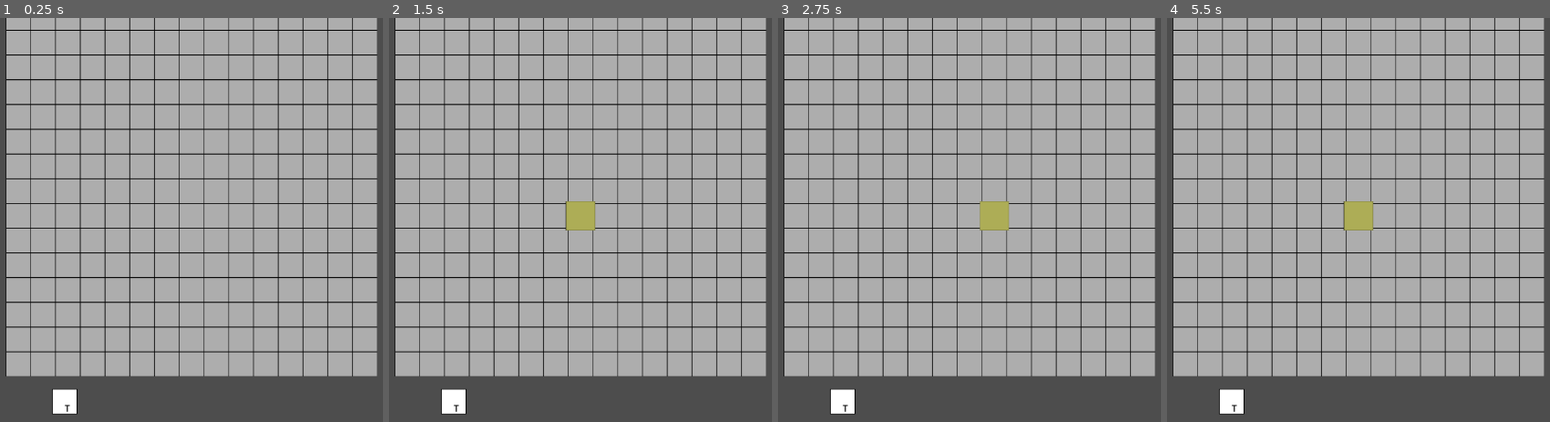
Above: before the commit, frames 1-4 (left to right).
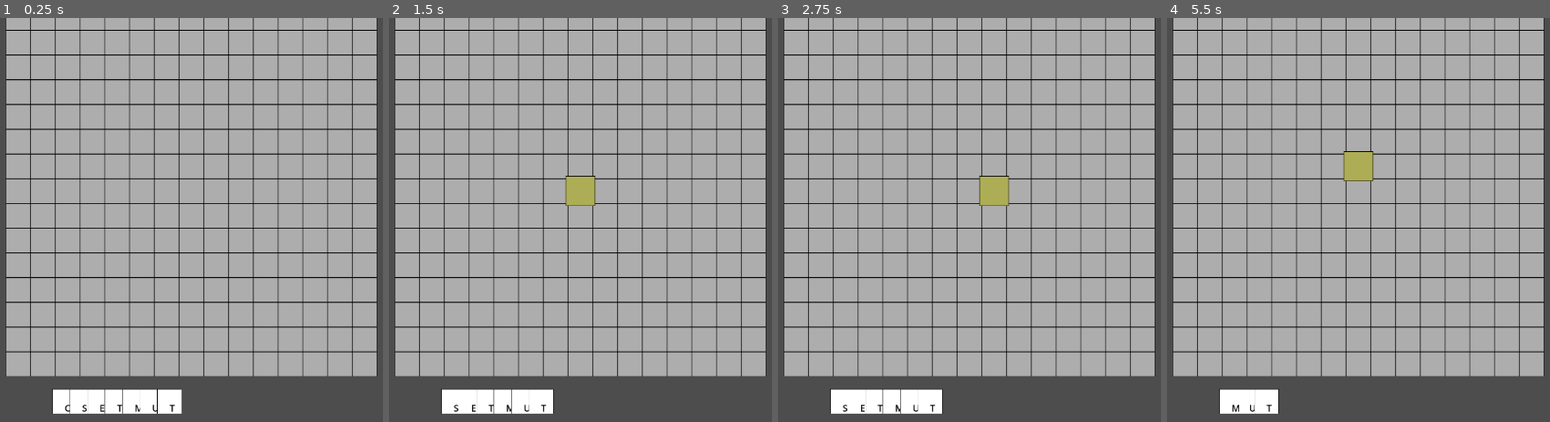
Above: after the commit, the same moments.

Repository: rcmilan/godot-scrabblerabble
Game: Godot game, scene res://scenes/main/Main.tscn
Same seed, same stepped clock (60 frames per second), same inputs: the game is played once before the commit and once after it.
Inputs:
- Up to frame 1 (0.25 s): no input
- Up to frame 2 (1.5 s): tap Enter at 0.5 s; hold D 0.53-1.28 s; tap Tab at 0.6 s; tap Space at 0.77, 0.8, 1.07, 1.35 s; hold S from 1.28 s (still down)
- Up to frame 3 (2.75 s): tap Space at 1.52, 1.82, 2.3 s; tap Tab at 1.55, 2.1 s; release S at 2.03 s; hold D from 2.03 s (still down)
- Up to frame 4 (5.5 s): tap Space at 2.75, 3.02, 3.32, 3.6, 3.77, 4.07, 4.52, 4.82, 5.3 s; release D at 2.78 s; hold W 2.78-3.53 s; tap Tab at 2.85, 4.35, 5.1 s; hold A 3.53-5.03 s; hold S from 5.03 s (still down)

The runs differ from the first frame. In frame 1, 4.7% of the frame differs, in the area x 1-99%, y 0-99%; in frame 2, 5.4%; in frame 3, 5.4%; in frame 4, 4.8%.

Commit message:
feat(ui): enhance input handling and refactor UI nodes to Node2D
- Add W key to switch from rack to board mode
- Add S key to switch from board to rack mode when moving beyond board
- Change Board and Rack scenes from Control to Node2D for better positioning
- Move HUD to CanvasLayer for proper UI layering
- Update tile selection and highlighting logic with z_index adjustments
- Modify remove_tile method to optionally keep tiles alive for placement
- Adjust scaling and positioning in Main scene for new node types

BREAKING CHANGE: Board and Rack now extend Node2D instead of Control, affecting any code assuming Control properties.

Diff:
--- a/autoload/SelectionManager.gd
+++ b/autoload/SelectionManager.gd
@@ -6,8 +6,8 @@
 var rack_cursor: int = 0
 var board_cursor: Vector2i = Vector2i(7, 7)
 
-@onready var rack: Control = get_node("/root/Main/Rack")
-@onready var board: Control = get_node("/root/Main/Board")
+@onready var rack: Node2D = get_node("/root/Main/Rack")
+@onready var board: Node2D = get_node("/root/Main/Board")
 
 func _ready() -> void:
 	process_mode = Node.PROCESS_MODE_ALWAYS
@@ -26,8 +26,13 @@
 			rack_cursor = max(0, rack_cursor - 1)
 			update_rack_highlight()
 		KEY_D:
-			rack_cursor = min(rack.get_tile_count() - 1, rack_cursor + 1)
+			rack_cursor = max(0, min(rack.get_tile_count() - 1, rack_cursor + 1))
 			update_rack_highlight()
+		KEY_W:
+			# Switch to board mode
+			current_mode = Mode.BOARD
+			rack.clear_highlights()
+			update_board_highlight()
 		KEY_SPACE:
 			# Switch to board mode
 			current_mode = Mode.BOARD
@@ -40,8 +45,14 @@
 			board_cursor.y = clamp(board_cursor.y - 1, 0, 14)
 			update_board_highlight()
 		KEY_S:
-			board_cursor.y = clamp(board_cursor.y + 1, 0, 14)
-			update_board_highlight()
+			var new_y = board_cursor.y + 1
+			if new_y > 14:
+				current_mode = Mode.RACK
+				board.clear_highlights()
+				update_rack_highlight()
+			else:
+				board_cursor.y = new_y
+				update_board_highlight()
 		KEY_A:
 			board_cursor.x = clamp(board_cursor.x - 1, 0, 14)
 			update_board_highlight()
@@ -58,9 +69,9 @@
 			update_rack_highlight()
 
 func update_rack_highlight() -> void:
-	rack.clear_highlights()
-	if rack.get_tile_count() > 0:
-		rack.highlight_tile(rack_cursor)
+	rack_cursor = clamp(rack_cursor, 0, max(0, rack.get_tile_count() - 1))
+	rack.selected_index = rack_cursor if rack_cursor >= 0 and rack_cursor < rack.get_tile_count() else -1
+	rack.update_selection()
 
 func update_board_highlight() -> void:
 	board.clear_highlights()
@@ -69,6 +80,11 @@
 func place_tile() -> void:
 	var tile = rack.get_tile_at(rack_cursor)
 	if tile and board.place_tile(tile, board_cursor):
-		rack.remove_tile(rack_cursor)
+		rack.remove_tile(rack_cursor, true)
 		rack_cursor = clamp(rack_cursor, 0, rack.get_tile_count() - 1)
 		update_rack_highlight()
+	else:
+		print("Cannot place tile: cell is occupied or invalid position.")
+		current_mode = Mode.RACK
+		board.clear_highlights()
+		update_rack_highlight()
--- a/autoload/game_manager.gd
+++ b/autoload/game_manager.gd
@@ -67,7 +67,7 @@
 		# Remove from rack
 		var index = rack.tiles.find(tile)
 		if index >= 0:
-			rack.remove_tile(index)
+			rack.remove_tile(index, true)
 		# Check if all tiles placed
 		if tiles_placed_this_turn >= tiles_per_turn:
 			on_all_tiles_placed()
--- a/scenes/board/Board.tscn
+++ b/scenes/board/Board.tscn
@@ -2,5 +2,5 @@
 
 [ext_resource type="Script" path="res://scenes/board/board.gd" id="1_8f8f8f8f8f8f8f8f"]
 
-[node name="Board" type="Control"]
+[node name="Board" type="Node2D"]
 script = ExtResource("1_8f8f8f8f8f8f8f8f")
--- a/scenes/board/board.gd
+++ b/scenes/board/board.gd
@@ -1,4 +1,4 @@
-extends Control
+extends Node2D
 class_name Board
 
 const CELL_SIZE = 64
@@ -38,6 +38,7 @@
 	highlight_sprite.scale = Vector2(1.2, 1.2)
 	highlight_sprite.visible = false
 	add_child(highlight_sprite)
+	highlight_sprite.z_index = 5
 
 # Public interface to place a tile (delegates to model)
 func place_tile(tile_visual: Node2D, grid_pos: Vector2i) -> bool:
--- a/scenes/main/Main.tscn
+++ b/scenes/main/Main.tscn
@@ -14,5 +14,8 @@
 [node name="Rack" parent="." instance=ExtResource("2")]
 position = Vector2(0, 960)
 
-[node name="HUD" parent="." instance=ExtResource("3")]
+[node name="CanvasLayer" type="CanvasLayer" parent="."]
+layer = 1
+
+[node name="HUD" parent="CanvasLayer" instance=ExtResource("3")]
 position = Vector2(960, 0)
--- a/scenes/main/main.gd
+++ b/scenes/main/main.gd
@@ -11,12 +11,12 @@
 	# Apply scaling
 	$Board.scale = Vector2(scale_factor, scale_factor)
 	$Rack.scale = Vector2(scale_factor, scale_factor)
-	$HUD.scale = Vector2(scale_factor, scale_factor)
+	$CanvasLayer/HUD.scale = Vector2(scale_factor, scale_factor)
 
 	# Adjust positions with scaling
 	$Board.position = Vector2((screen_size.x - 960 * scale_factor) / 2, (screen_size.y - 960 * scale_factor - 100 * scale_factor) / 2)
 	$Rack.position = Vector2((screen_size.x - 720 * scale_factor) / 2, $Board.position.y + 960 * scale_factor + 20)
-	$HUD.position = Vector2($Board.position.x + 960 * scale_factor + 20, $Board.position.y)
+	$CanvasLayer/HUD.position = Vector2($Board.position.x + 960 * scale_factor + 20, $Board.position.y)
 
 	# Start the game when the scene is ready
 	GameManager.start_game()
--- a/scenes/rack/Rack.tscn
+++ b/scenes/rack/Rack.tscn
@@ -2,5 +2,5 @@
 
 [ext_resource type="Script" path="res://scenes/rack/rack.gd" id="1"]
 
-[node name="Rack" type="Control"]
+[node name="Rack" type="Node2D"]
 script = ExtResource("1")
--- a/scenes/rack/rack.gd
+++ b/scenes/rack/rack.gd
@@ -1,4 +1,4 @@
-extends Control
+extends Node2D
 
 ## Rack class for managing player's tile rack in Scrabble
 ## Handles tile storage, selection, and visual arrangement
@@ -6,7 +6,7 @@
 ## Signals tile selection for external handling (e.g., board placement).
 
 # Signals
-signal tile_selected(tile: Control)
+signal tile_selected(tile: Node2D)
 
 # Preloads
 const TileScene = preload("res://scenes/tile/Tile.tscn")
@@ -16,7 +16,7 @@
 @onready var tile_bag: Node = get_node("/root/TileBag")
 
 # Rack properties
-var tiles: Array[Control] = []  # Array of Tile instances
+var tiles: Array[Node2D] = []  # Array of Tile instances
 var selected_index: int = -1  # Index of currently selected tile (-1 means none)
 const TILE_SPACING: int = TILE_SIZE + 10  # Spacing between tiles in pixels
 const TILE_SIZE: int = 64     # Size of each tile
@@ -34,28 +34,35 @@
 	tile_instance.connect("tile_selected", Callable(self, "_on_tile_selected"))
 	add_child(tile_instance)
 	tiles.append(tile_instance)
+	tile_instance.index = tiles.size() - 1
 	update_visuals()
 
 ## Remove a tile from the rack at the given index
 ## index: The index of the tile to remove
-## Returns: The TileModel of the removed tile
-func remove_tile(index: int) -> TileModel:
+## keep_alive: If true, return the tile Node2D without freeing it
+## Returns: The TileModel of the removed tile, or the Tile Node2D if keep_alive is true
+func remove_tile(index: int, keep_alive: bool = false) -> Variant:
 	if index < 0 or index >= tiles.size():
 		return null
 
-	var tile: Control = tiles[index]
-	var tile_model: TileModel = tile.tile_model
+	var tile: Node2D = tiles[index]
 	tiles.remove_at(index)
-	tile.queue_free()
+	if not keep_alive:
+		tile.queue_free()
 
 	# Adjust selected index if necessary
 	if selected_index == index:
 		selected_index = -1
+		SelectionManager.rack_cursor = -1
 	elif selected_index > index:
 		selected_index -= 1
+		SelectionManager.rack_cursor -= 1
 
 	update_visuals()
-	return tile_model
+	if keep_alive:
+		return tile
+	else:
+		return tile.tile_model
 
 ## Refill the rack with n tiles from the tile bag
 ## n: Number of tiles to draw
@@ -66,7 +73,7 @@
 
 ## Get the currently selected tile
 ## Returns: The selected Tile instance, or null if none selected
-func get_selected_tile() -> Control:
+func get_selected_tile() -> Node2D:
 	if selected_index >= 0 and selected_index < tiles.size():
 		return tiles[selected_index]
 	return null
@@ -76,6 +83,7 @@
 	if tiles.is_empty():
 		return
 	selected_index = (selected_index + 1) % tiles.size()
+	SelectionManager.rack_cursor = selected_index
 	update_selection()
 
 ## Select the previous tile in the rack
@@ -83,6 +91,7 @@
 	if tiles.is_empty():
 		return
 	selected_index = (selected_index - 1 + tiles.size()) % tiles.size()
+	SelectionManager.rack_cursor = selected_index
 	update_selection()
 
 ## Get all tile models in the rack
@@ -99,14 +108,16 @@
 		tile.queue_free()
 	tiles.clear()
 	selected_index = -1
+	SelectionManager.rack_cursor = -1
 	update_visuals()
 
 
 ## Update the visual positions of tiles in a horizontal row
 func update_visuals() -> void:
+	var effective_spacing = (TILE_SIZE + 10) * get_global_transform().get_scale().x
 	for i in range(tiles.size()):
-		var tile: Control = tiles[i]
-		tile.position = Vector2(i * TILE_SPACING, 0)
+		var tile: Node2D = tiles[i]
+		tile.position = Vector2(i * effective_spacing, 0)
 	update_selection()
 
 ## Update the selection highlight
@@ -117,15 +128,18 @@
 
 	# Select the current tile
 	if selected_index >= 0 and selected_index < tiles.size():
-		tiles[selected_index].select_tile()
-		emit_signal("tile_selected", tiles[selected_index])
+		var selected_tile = tiles[selected_index]
+		selected_tile.is_selected = true
+		selected_tile.scale = Vector2(1.2, 1.2)
+		selected_tile.z_index = 1
+		emit_signal("tile_selected", selected_tile)
 
 ## Get the number of tiles in the rack
 func get_tile_count() -> int:
 	return tiles.size()
 
 ## Get the tile at the given index
-func get_tile_at(index: int) -> Control:
+func get_tile_at(index: int) -> Node2D:
 	if index >= 0 and index < tiles.size():
 		return tiles[index]
 	return null
@@ -141,17 +155,18 @@
 		tile.scale = Vector2(1, 1)
 
 ## Handle tile selection from individual tiles
-func _on_tile_selected(tile: Control) -> void:
-	selected_index = tiles.find(tile)
+func _on_tile_selected(index: int) -> void:
+	selected_index = index
+	SelectionManager.rack_cursor = index
 	update_selection()
 
 # Placeholder for animations
 # TODO: Implement smooth tile addition/removal animations
-func _animate_tile_addition(tile: Control) -> void:
+func _animate_tile_addition(tile: Node2D) -> void:
 	pass  # Placeholder: Add tween for slide-in animation
 
 # TODO: Implement smooth tile removal animations
-func _animate_tile_removal(tile: Control) -> void:
+func _animate_tile_removal(tile: Node2D) -> void:
 	pass  # Placeholder: Add tween for slide-out animation
 
 # TODO: Implement selection highlight animations
--- a/scenes/tile/tile.gd
+++ b/scenes/tile/tile.gd
@@ -1,6 +1,6 @@
 extends Node2D
 
-signal tile_selected(tile: Node2D)
+signal tile_selected(index: int)
 signal tile_placed(board_pos: Vector2i)
 
 @onready var sprite: Sprite2D = $Sprite2D
@@ -8,6 +8,7 @@
 
 var tile_model: TileModel
 var is_selected: bool = false
+var index: int = -1
 
 const CELL_SIZE: int = 64
 var current_pos: Vector2i = Vector2i(7, 7)
@@ -20,13 +21,13 @@
 func select_tile() -> void:
 	is_selected = true
 	scale = Vector2(1.2, 1.2)
-	current_pos = Vector2i(7, 7)
-	position = current_pos * CELL_SIZE
-	emit_signal("tile_selected", self)
+	z_index = 10
+	emit_signal("tile_selected", index)
 
 func deselect_tile() -> void:
 	is_selected = false
 	scale = Vector2(1, 1)
+	z_index = 0
 
 func set_tile_model(model: TileModel) -> void:
 	tile_model = model
